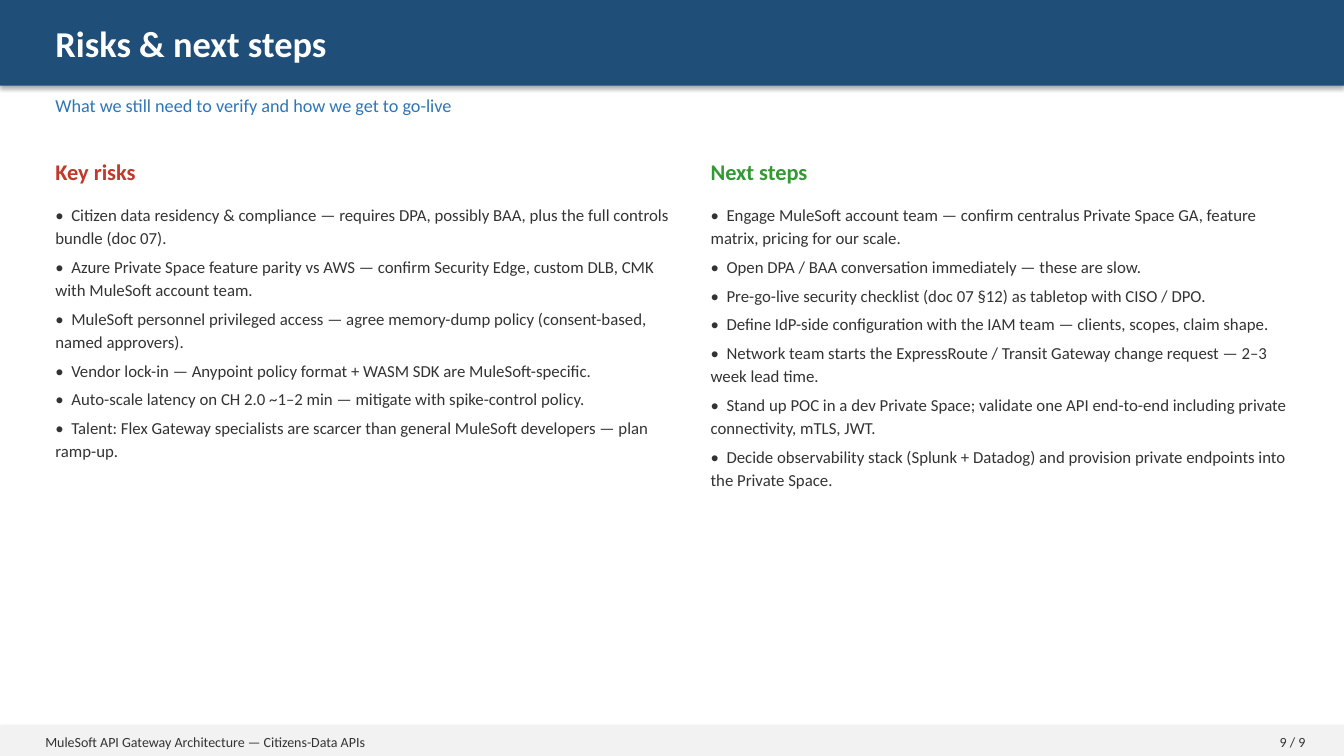
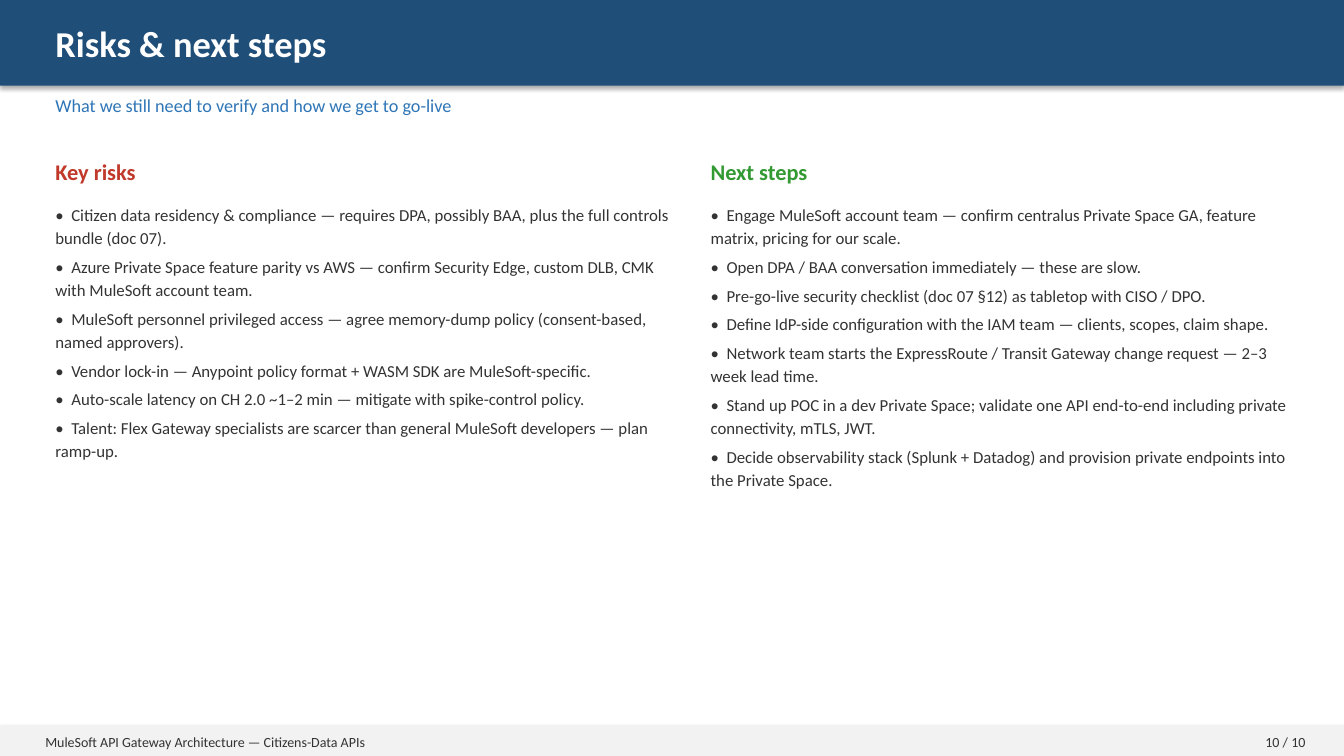
Before and after one commit to kantheti73/MulesoftArchitecture, a slide deck: slide 10 of presentations/MuleSoft-APIGateway-Architecture.pptx (slide 9 before the commit). Drawn at 1344x756 pixels with LibreOffice and Linux fonts; fonts in the diff are those of the drawing. Boxes give left, top, right and bottom in pixels: in the first picture for what was removed or moved away, otherwise in the second. Text is boxed around its words. In the diff, an @@ line names an element or a change of style, - is before the commit and + after.

```diff
--- a/presentations/MuleSoft-APIGateway-Architecture.pptx
+++ b/presentations/MuleSoft-APIGateway-Architecture.pptx
@@ text at <box>1265,738,1305,747</box>: text changed @@
-9 / 9
+10 / 10
```
Also in this commit, not shown: 7 other slides changed, 1 slide added, 2 other files.
